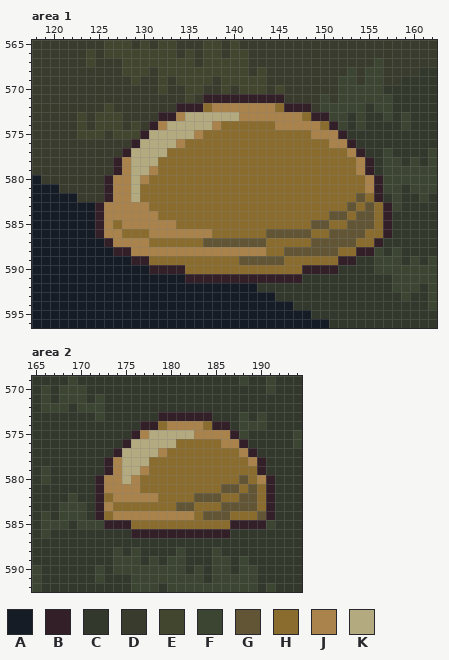
A pixel-art file gets an edit: Assets/Graphics/new colors experiment.aseprite. This is how it looked before the edit.
906x873 pixels, 1 frame. Colours within 5 levels of each other are drawn and written as one. Shown: area 1: x 118..162, y 565..596; area 2: x 165..194, y 569..592. The commit also changed other parts of the picture, which this record leaves out.
Visible layers, top first: "Layer 5", "Layer 4", "Layer 8", "Layer 7", "Unit's ui Copy", "Unit's ui", "Layer 10", "slime", "Layer 9" opacity 48%, "some colors", "toad", "ui selected cells", "tiles Copy", "tiles", "Layer 1".
Palette (. is transparent): A #151c26  B #321f27  C #32382c  D #393b2c  E #43462f  F #3b4531  G #625535  H #8a6d2e  J #a9834b  K #b4aa80
Pixels before, area 1, first column x 118:
565 DDDDDDDDEEEDEDEEDDDEEDEDDDDDDDDDDDDDDDDDDDDDD
566 DDDDDDEDEEEEEEEEDEDEEDEEDDDDDDDDDDDDDDDDDDDDD
567 DDDDDDEDDDEEEEEEEEDEEEEEDDDDDDDDDDDDDDFDDDDDD
568 DDDDDDDDDDEEEDEEEEEEEEEEDEDDDDDDDDDFDFFDDDDCC
569 DDDDDDDDDDDEDDEDEEEEDEEEEEDDDDDDDDFFDFFDDCCCC
570 DDDDDDDDDDDDDDEDDEEDDEDEEEDEDDDDDDFFFFFCCCCCC
571 DDDDDDDDDDDDDDDDDEDBBBBBBBBBDDDDFDFFFFFFCCCCC
572 DDDDDDDDEDDDDDDDBBBHJJJJJJJHBBBDFFFFFCFFCCCCC
573 DDDDDEDEEEDDDDBBJKKKKKKJJJJJJJHBBFFCFCCFCFCCC
574 DDDDDEDEEEDEDBJKKKKKJHHHHHHJJJJJHBFCFCCCCFCCC
575 DDDDDEEEDEEEBKKKKKJHHHHHHHHHHHHJJJBCCCCCCCCCC
576 DDDDDDDDDDDBKKKKJHHHHHHHHHHHHHHHHJJBCCCCCCCCC
577 DDDDDDDDDDBKKKKHHHHHHHHHHHHHHHHHHHHJBCCFCCCCF
578 DDDDDDDDDBJKKKHHHHHHHHHHHHHHHHHHHHHHJBCFFCFCF
579 DDDDDDDDDBJKKJHHHHHHHHHHHHHHHHHHHHHHJBCFFFFFF
580 ADDDDDDDBJJKJHHHHHHHHHHHHHHHHHHHHHHHHJBFFFFFF
581 AAADDDDDBJJKHHHHHHHHHHHHHHHHHHHHHHHHHJBFFCFFF
582 AAAAADDDBJJKHHHHHHHHHHHHHHHHHHHHHHHHGHBCFCCFC
583 AAAAAAABJJJJJHHHHHHHHHHHHHHHHHHHHHHGHGHBFCCCC
584 AAAAAAABJJJJJJHHHHHHHHHHHHHHHHHHHGGHGGHBCCCCC
585 AAAAAAABJHJJJJJJHHHHHHHHHHHHHHHGGHHGGGHBCCCCC
586 AAAAAAABJJHHHJJJJJJJHHHHHHGGGGGHHGGGGHHBCCCCC
587 AAAAAAAABJJJJHHHHHHGGGGGGGHHHHHGGGGGHHBCCCCCC
588 AAAAAAAAABBJJJJJJJJJJJJJJJHHGGGGGGHHBBFCFCCCC
589 AAAAAAAAAAABBHHHHHHHHHHGGGGGHHHHHHBBCCFFFCFCF
590 AAAAAAAAAAAAABBBBHHHHHHHHHHHHHBBBBCCCCFFFFFFF
591 AAAAAAAAAAAAAAAAABBBBBBBBBBBBBCCCCCCCCCCFFFFF
592 AAAAAAAAAAAAAAAAAAAAAAAAACCCCCCCCCCCCCCCFFFCF
593 AAAAAAAAAAAAAAAAAAAAAAAAAAACCCCCCCCCCCCCCFCCF
594 AAAAAAAAAAAAAAAAAAAAAAAAAAAAACCCCCCCCCCCCCCCF
595 AAAAAAAAAAAAAAAAAAAAAAAAAAAAAAACCCCCCCCCCCCCC
596 AAAAAAAAAAAAAAAAAAAAAAAAAAAAAAAAACCCCCCCCCCCC
Pixels before, area 2, first column x 165:
569 CCCCFCCCCCCCCCCCCCCCCCCFCCFCCC
570 CFCFFFCCCCCCCCCCCCCCCCCCCCFCCC
571 CFCFFFCFCCCCCCCCCCCCCCCCCCCCCC
572 CFFFCFFFCCCCCCCCCCCCCCCCCCCCCC
573 CCCCCCCFCCCCCCBBBBBBCCCFCFCCCC
574 CCCCCCCCCCCCBBHJJJJHBBCFFFCCCC
575 CCCCCCCCCCCBJKKKKKJJJJBFCCCCCF
576 CCCCCCCCCCBKKKKKHHHHHJJBCCCCCF
577 CCCCCCCCCBKKKKJHHHHHHHHJBCCCCC
578 CCCCCCCCBJKKKHHHHHHHHHHHJBCCCC
579 CFCCCCCCBJKKJHHHHHHHHHHHHBCCCC
580 CFCCCCCBJJKJHHHHHHHHHHHGHJBCCC
581 CCCCCCCBJJJJHHHHHHHHHGGHGHBCCC
582 CCCCFCCBHJJJJJHHHHGGGHHGGHBCCC
583 CCCFFFCBJHHHHHHHGGHHHGGGGHBCCC
584 CFCFFFCBHJJJJJJJJJHGGGHHHGBCCC
585 CFFFCFFFBBBHHHHHHHHHHHBBBBFCCC
586 CFCCCCCCCCCBBBBBBBBBBBCCCCCCCC
587 CCCCCCCCCCCCCCCCCCCCCCCCCCCCCC
588 CCCCCCCCCFCFCCCCFCCCFCCCCCCCCC
589 CCCCCCCCCFFFCFCFFCCCFFCFCCCCCC
590 FCCCCCCFCFFFFFFFFCFCFFCFFCCCCC
591 FCCCCCCFCCCFFFFFFFFCFFFFFCCCCC
592 FCCCCCCCCCCFFFCFFFFFFFFFFCFCCC
The result:
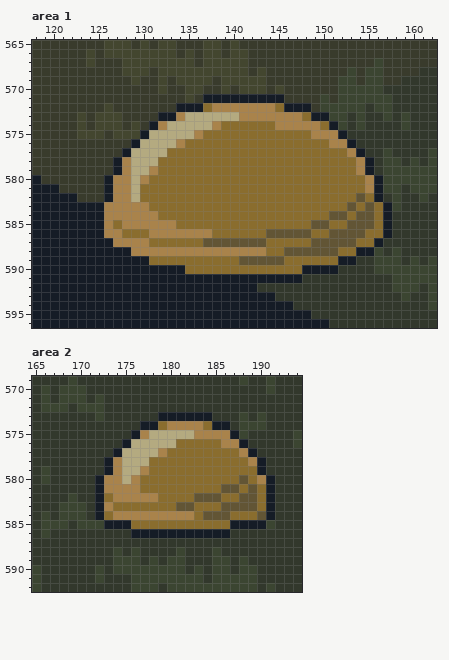
Diff:
{"where": "area 1, layer \"Layer 10\""}
{"y":571,"x":137,"old":"BBBBBBBBB","new":"AAAAAAAAA"}
{"y":572,"x":134,"old":"BBB","new":"AAA"}
{"y":572,"x":146,"old":"BBB","new":"AAA"}
{"y":573,"x":132,"old":"BB","new":"AA"}
{"y":573,"x":149,"old":"BB","new":"AA"}
{"y":574,"x":131,"old":"B","new":"A"}
{"y":574,"x":151,"old":"B","new":"A"}
{"y":575,"x":130,"old":"B","new":"A"}
{"y":575,"x":152,"old":"B","new":"A"}
{"y":576,"x":129,"old":"B","new":"A"}
{"y":576,"x":153,"old":"B","new":"A"}
{"y":577,"x":128,"old":"B","new":"A"}
{"y":577,"x":154,"old":"B","new":"A"}
{"y":578,"x":127,"old":"B","new":"A"}
{"y":578,"x":155,"old":"B","new":"A"}
{"y":579,"x":127,"old":"B","new":"A"}
{"y":579,"x":155,"old":"B","new":"A"}
{"y":580,"x":126,"old":"B","new":"A"}
{"y":580,"x":156,"old":"B","new":"A"}
{"y":581,"x":126,"old":"B","new":"A"}
{"y":581,"x":156,"old":"B","new":"A"}
{"y":582,"x":126,"old":"B","new":"A"}
{"y":582,"x":156,"old":"B","new":"A"}
{"y":583,"x":125,"old":"B","new":"A"}
{"y":583,"x":157,"old":"B","new":"A"}
{"y":584,"x":125,"old":"B","new":"A"}
{"y":584,"x":157,"old":"B","new":"A"}
{"y":585,"x":125,"old":"B","new":"A"}
{"y":585,"x":157,"old":"B","new":"A"}
{"y":586,"x":125,"old":"B","new":"A"}
{"y":586,"x":157,"old":"B","new":"A"}
{"y":587,"x":126,"old":"B","new":"A"}
{"y":587,"x":156,"old":"B","new":"A"}
{"y":588,"x":127,"old":"BB","new":"AA"}
{"y":588,"x":154,"old":"BB","new":"AA"}
{"y":589,"x":129,"old":"BB","new":"AA"}
{"y":589,"x":152,"old":"BB","new":"AA"}
{"y":590,"x":131,"old":"BBBB","new":"AAAA"}
{"y":590,"x":148,"old":"BBBB","new":"AAAA"}
{"y":591,"x":135,"old":"BBBBBBBBBBBBB","new":"AAAAAAAAAAAAA"}
{"where": "area 2, layer \"Layer 10\""}
{"y":573,"x":179,"old":"BBBBBB","new":"AAAAAA"}
{"y":574,"x":177,"old":"BB","new":"AA"}
{"y":574,"x":185,"old":"BB","new":"AA"}
{"y":575,"x":176,"old":"B","new":"A"}
{"y":575,"x":187,"old":"B","new":"A"}
{"y":576,"x":175,"old":"B","new":"A"}
{"y":576,"x":188,"old":"B","new":"A"}
{"y":577,"x":174,"old":"B","new":"A"}
{"y":577,"x":189,"old":"B","new":"A"}
{"y":578,"x":173,"old":"B","new":"A"}
{"y":578,"x":190,"old":"B","new":"A"}
{"y":579,"x":173,"old":"B","new":"A"}
{"y":579,"x":190,"old":"B","new":"A"}
{"y":580,"x":172,"old":"B","new":"A"}
{"y":580,"x":191,"old":"B","new":"A"}
{"y":581,"x":172,"old":"B","new":"A"}
{"y":581,"x":191,"old":"B","new":"A"}
{"y":582,"x":172,"old":"B","new":"A"}
{"y":582,"x":191,"old":"B","new":"A"}
{"y":583,"x":172,"old":"B","new":"A"}
{"y":583,"x":191,"old":"B","new":"A"}
{"y":584,"x":172,"old":"B","new":"A"}
{"y":584,"x":191,"old":"B","new":"A"}
{"y":585,"x":173,"old":"BBB","new":"AAA"}
{"y":585,"x":187,"old":"BBBB","new":"AAAA"}
{"y":586,"x":176,"old":"BBBBBBBBBBB","new":"AAAAAAAAAAA"}
